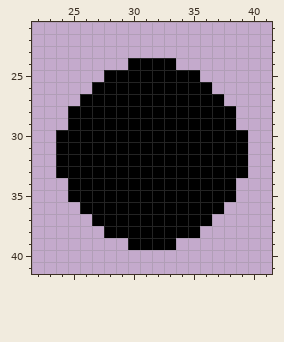
Edited in one commit: pixel-art file (Assets/Arts/Enemies/Boss/AncientOne/ATK2/ATK2Bullet/ATK2RHBullet.aseprite). Above, as it was before the edit.
64x64 pixels, 1 frame. Shown: x 22..41, y 21..41.
After:
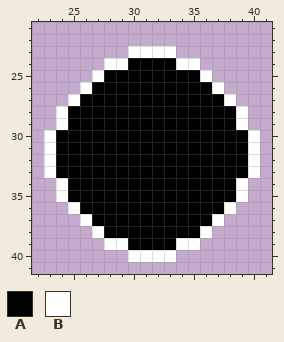
Palette (. is transparent): A #000000  B #ffffff
Difference:
There is now colour B in row 23 at x 30 to 33; in row 24 at x 28 to 29 and 34 to 35; in row 25 at x 27 and 36; in row 26 at x 26 and 37; in row 27 at x 25 and 38; in rows 28 to 29 at x 24 and 39.
There is now colour B in rows 30 to 33 at x 23 and 40; in rows 34 to 35 at x 24 and 39; in row 36 at x 25 and 38; in row 37 at x 26 and 37; in row 38 at x 27 and 36; in row 39 at x 28 to 29 and 34 to 35.
There is now colour B in row 40 at x 30 to 33.
